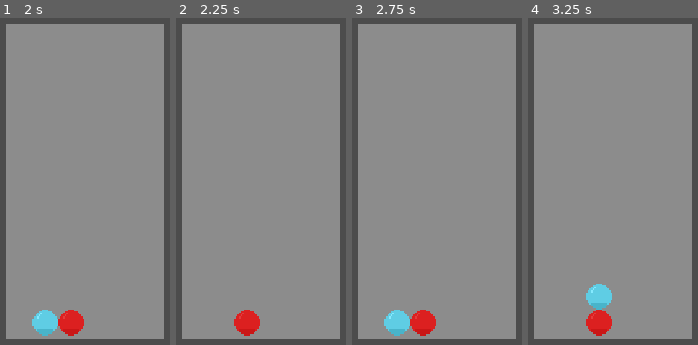
Above: before the commit, frames 1-4 (left to right).
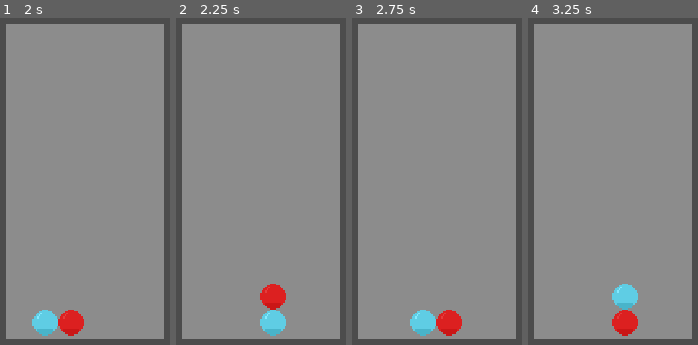
Above: after the commit, the same moments.

Repository: Flaze07/Puyio
Game: Godot game, scene res://Scenes/GameScreen.tscn
The game is run twice, just before and just after one commit, with the same random seed, the same clock (stepped at 60 frames per second) and the same inputs. This scene is started directly instead of the project's main scene.
Inputs:
- Up to frame 1 (2 s): hold Right (move_right) 0.53-1.28 s; hold Space (hard_drop) 0.53-1.28 s; tap X (rot_180) at 0.8, 1.35 s; tap Enter at 1.25 s; hold Left (move_left) from 1.28 s (still down); tap Z (rot_ccw) at 1.55 s
- Up to frame 2 (2.25 s): tap Space (hard_drop) at 2 s; release Left (move_left) at 2.03 s; hold Right (move_right) from 2.03 s (still down); hold Z (rot_ccw) from 2.03 s (still down)
- Up to frame 3 (2.75 s): keep holding Right (move_right); keep holding Z (rot_ccw); tap Up (rot_cw) at 2.3 s
- Up to frame 4 (3.25 s): keep holding Right (move_right); release Z (rot_ccw) at 2.78 s; tap Up (rot_cw) at 2.85 s; tap Down (soft_drop) at 3.05 s

Frame 1 is identical in both runs. In frame 2, 2.7% of the frame differs, in the area x 34-65%, y 81-98%; in frame 3, 2.7%; in frame 4, 3.6%.
Error before the commit: Invalid get index 'y' (on base: 'float'). (res://src/PuyoGridContainer.gd:138)
Error after the commit: Invalid get index 'y' (on base: 'float'). (res://src/PuyoGridContainer.gd:133)

Commit message:
Made rotation aware of borders and when it can or cannot

Diff:
--- a/src/src/PuyoGridContainer.gd
+++ b/src/src/PuyoGridContainer.gd
@@ -93,14 +93,12 @@
 	if puyo_board.get_value_vec2(puyo_pos) != 0 or puyo_board.get_value_vec2(puyo_pos) == null:
 		return
 
-	clear_dynamic_puyo()
-
 	dynamic_puyo.position1.x -= 1
 	dynamic_puyo.position2.x -= 1
 
 func try_move_right():
 	var puyo_pos: Vector2
-	if dynamic_puyo.position1.x < dynamic_puyo.position2.x:
+	if dynamic_puyo.position1.x > dynamic_puyo.position2.x:
 		puyo_pos = dynamic_puyo.position1
 	else:
 		puyo_pos = dynamic_puyo.position2
@@ -109,8 +107,6 @@
 
 	if puyo_board.get_value_vec2(puyo_pos) != 0 or puyo_board.get_value_vec2(puyo_pos) == null:
 		return
-
-	clear_dynamic_puyo()
 
 	dynamic_puyo.position1.x += 1
 	dynamic_puyo.position2.x += 1
@@ -118,7 +114,6 @@
 func try_soft_drop():
 	if not can_go_down():
 		return
-	clear_dynamic_puyo()
 
 	dynamic_puyo.position1.y += 1
 	dynamic_puyo.position2.y += 1
@@ -140,7 +135,6 @@
 				and puyo_board.get_value_vec2(check_pos2) != null:
 			check_pos2.y += 1
 
-		clear_dynamic_puyo()
 		dynamic_puyo.position1.y = check_pos1.y - 1
 		dynamic_puyo.position2.y = check_pos2.y - 1
 
@@ -158,7 +152,6 @@
 				and puyo_board.get_value_vec2(check_pos) != null):
 			check_pos.y += 1
 
-		clear_dynamic_puyo()
 		if dynamic_puyo.position1.y < dynamic_puyo.position2.y:
 			dynamic_puyo.position2.y = check_pos.y - 1
 			dynamic_puyo.position1.y = check_pos.y - 2
@@ -167,13 +160,26 @@
 			dynamic_puyo.position2.y = check_pos.y - 2
 
 func try_rot_cw():
-	clear_dynamic_puyo()
 	#if they're in the same column
 	if dynamic_puyo.position1.x == dynamic_puyo.position2.x:
+		var check_right = puyo_board.get_value(dynamic_puyo.position1.x+1, dynamic_puyo.position1.y)
+		var check_left = puyo_board.get_value(dynamic_puyo.position1.x-1, dynamic_puyo.position1.y)
 		if dynamic_puyo.position1.y > dynamic_puyo.position2.y:
-			dynamic_puyo.position2.x += 1
-			dynamic_puyo.position2.y += 1
-		else:
+			if check_right != 0 and check_right == null:
+				if check_left != 0 and check_left == null:
+					return
+				dynamic_puyo.position1.x -= 1
+				dynamic_puyo.position2.x -= 1
+
+			dynamic_puyo.position2.x += 1
+			dynamic_puyo.position2.y += 1
+		else:
+			if check_left != 0 and check_left == null:
+				if check_right != 0 and check_right == null:
+					return
+				dynamic_puyo.position1.x += 1
+				dynamic_puyo.position2.x += 1
+
 			dynamic_puyo.position2.x -= 1
 			dynamic_puyo.position2.y -= 1
 	#if they're not in the same column
@@ -182,14 +188,27 @@
 			dynamic_puyo.position2.y -= 1
 			dynamic_puyo.position2.x += 1
 		else:
+			var check = puyo_board.get_value(dynamic_puyo.position1.x, dynamic_puyo.position1.y+1)
+			if check != 0 and check == null:
+				dynamic_puyo.position1.y -= 1
+				dynamic_puyo.position2.y -= 1
+
 			dynamic_puyo.position2.y += 1
 			dynamic_puyo.position2.x -= 1
 
 func try_rot_ccw():
-	clear_dynamic_puyo()
 	#if they're in the same column
 	if dynamic_puyo.position1.x == dynamic_puyo.position2.x:
+		var check_right = puyo_board.get_value(dynamic_puyo.position1.x+1, dynamic_puyo.position1.y)
+		var check_left = puyo_board.get_value(dynamic_puyo.position1.x-1, dynamic_puyo.position1.y)
+
 		if dynamic_puyo.position1.y > dynamic_puyo.position2.y:
+			if check_left != 0 and check_left == null:
+				if check_right != 0 and check_right == null:
+					return
+				dynamic_puyo.position1.x += 1
+				dynamic_puyo.position2.x += 1
+
 			dynamic_puyo.position2.x -= 1
 			dynamic_puyo.position2.y += 1
 		else:
@@ -198,6 +217,11 @@
 	#if they're not in the same column
 	else:
 		if dynamic_puyo.position1.x > dynamic_puyo.position2.x:
+			var check = puyo_board.get_value(dynamic_puyo.position1.x, dynamic_puyo.position1.y+1)
+			if check != 0 and check == null:
+				dynamic_puyo.position1.y -= 1
+				dynamic_puyo.position2.y -= 1
+
 			dynamic_puyo.position2.y += 1
 			dynamic_puyo.position2.x += 1
 		else:
@@ -210,6 +234,7 @@
 	dynamic_puyo.position2 = temp
 
 func process_input(event):
+	clear_dynamic_puyo()
 	match event:
 		"move_left":
 			try_move_left()
